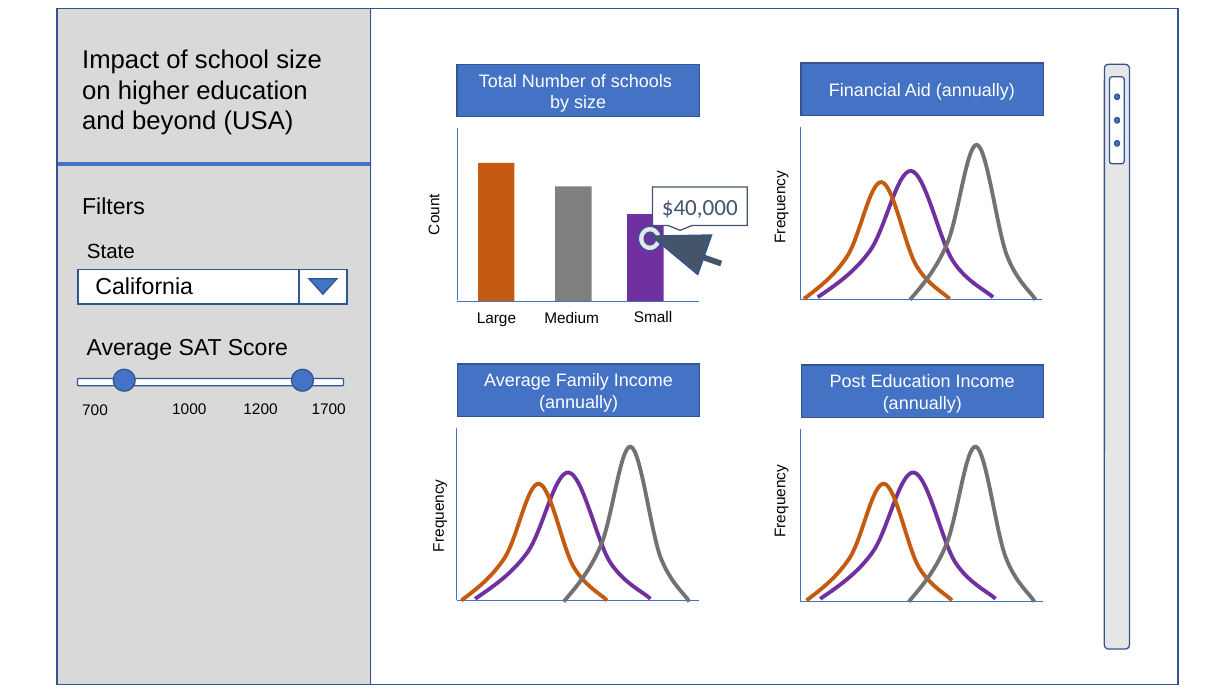
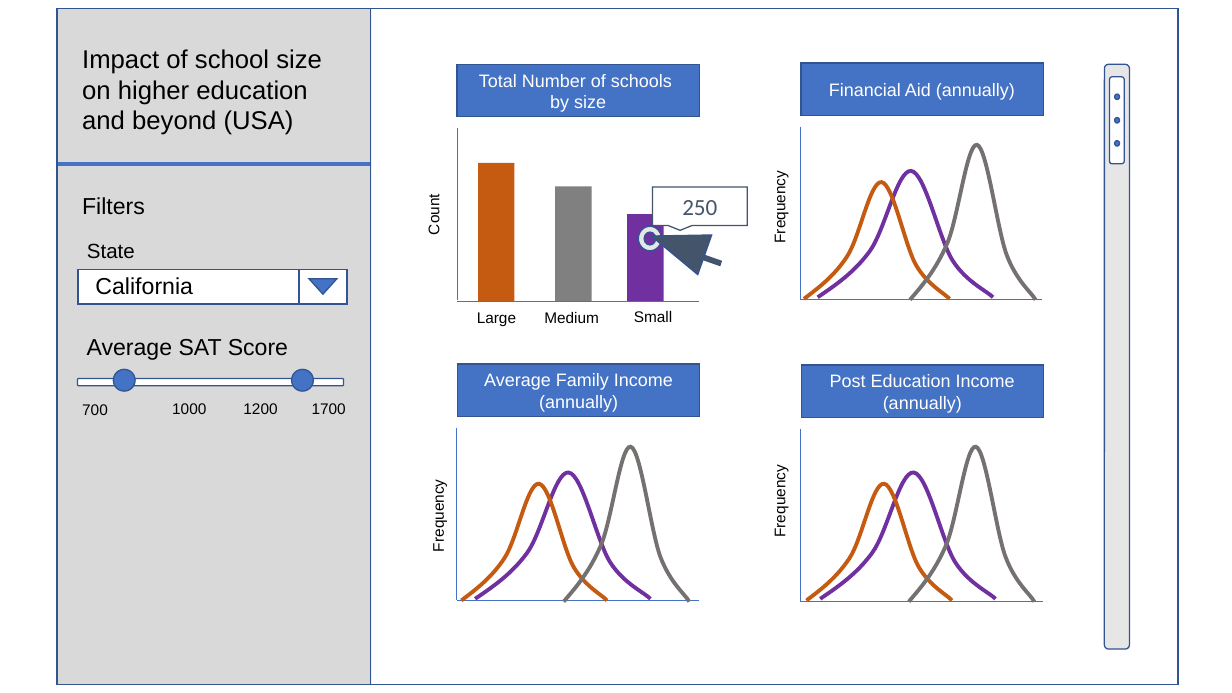
Before and after one commit to UBC-MDS/college_scorecard, a slide deck: slide 1 of images/sketch_of_college_scorecard.pptx. Drawn at 1232x693 pixels with LibreOffice and Linux fonts; fonts in the diff are those of the drawing. Boxes give left, top, right and bottom in pixels: in the first picture for what was removed or moved away, otherwise in the second. Text is boxed around its words. In the diff, an @@ line names an element or a change of style, - is before the commit and + after.

```diff
--- a/images/sketch_of_college_scorecard.pptx
+++ b/images/sketch_of_college_scorecard.pptx
@@ text in speech box at (682, 200, 717, 215): text changed @@
-$40,000
+250
```
Also in this commit, not shown: 5 other files.
